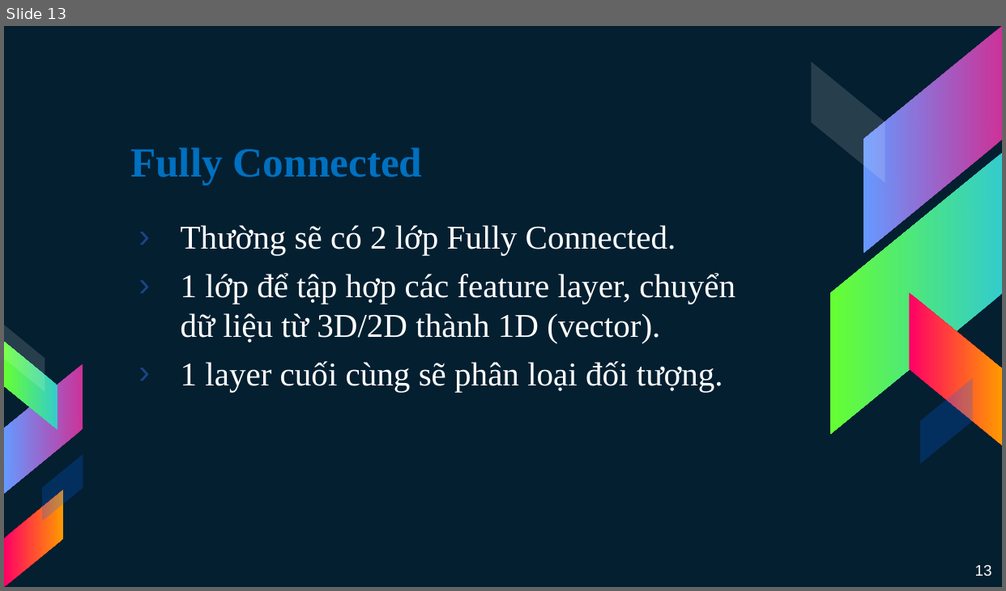
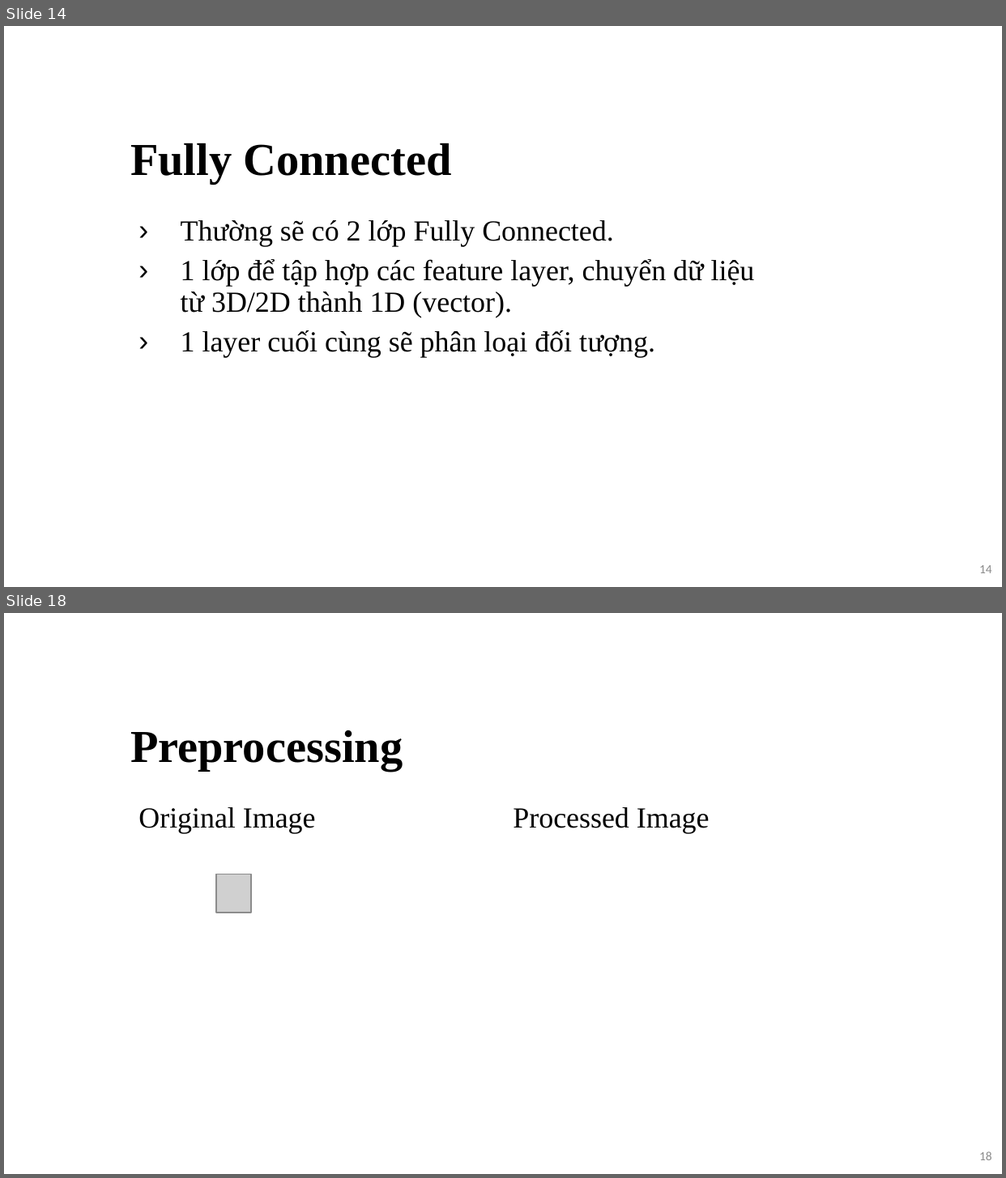
Before and after one commit to 15110383/MachineLearning, a slide deck: MALE.pptx. Shown one above the other, each under a label of ours: slide 13 before the commit, slides 14 and 18 after it; the slides between them are not shown. The pictures are 1006x591 and 1006x1178 pixels, drawn with LibreOffice and Linux fonts; fonts in the diff are those of the drawing; grey boxes stand for pictures. Boxes give left, top, right and bottom in pixels: in the first picture for what was removed or moved away, otherwise in the second. Text is boxed around its words. In the diff, an @@ line names an element or a change of style, - is before the commit and + after.

```diff
--- a/MALE.pptx
+++ b/MALE.pptx
@@ slide 18 added at (4, 613, 1002, 1174), background #FFFFFF @@
@@ title added at (130, 730, 403, 770), 33 pt, text #000000, bold @@
+Preprocessing
@@ text added at (138, 807, 710, 834), 21 pt, text #000000 @@
+Original Image Processed Image
@@ picture added at (216, 875, 252, 913) @@
@@ page number added at (979, 1152, 992, 1161), 9 pt, text #8C8C8C @@
+18
@@ what was slide 13 is now slide 14 @@
@@ slide 14 changed as well @@
@@ background #041F30 to #FFFFFF @@
@@ title "Fully Connected" at (130, 143, 452, 183): size 30 to 33 pt, text colour #0070C0 to #000000; line spacing 1 to 0.9 @@
@@ text "Thường sẽ có 2 lớp ..." at (181, 220, 755, 358): size 24 to 21 pt, text colour #FFFFFF to #000000; line spacing 1 to 0.9 @@
@@ group removed at (811, 26, 1002, 464): 5 parallelograms @@
@@ group removed at (4, 326, 83, 587): 5 parallelograms @@
@@ page number at (979, 565, 992, 574): text changed; size 11 to 9 pt; font Arial to Calibri; text colour #FFFFFF to #8C8C8C @@
-13
+14
```
Also in this commit, not shown: 11 other slides changed, 7 other slides added, 6 slides removed, 1 other file.
